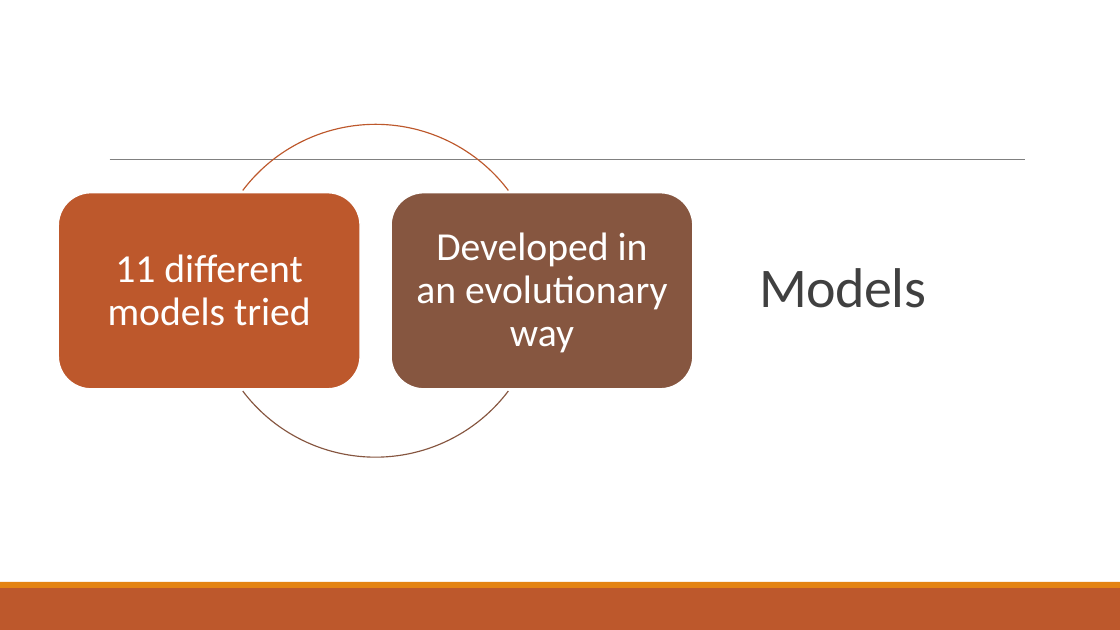
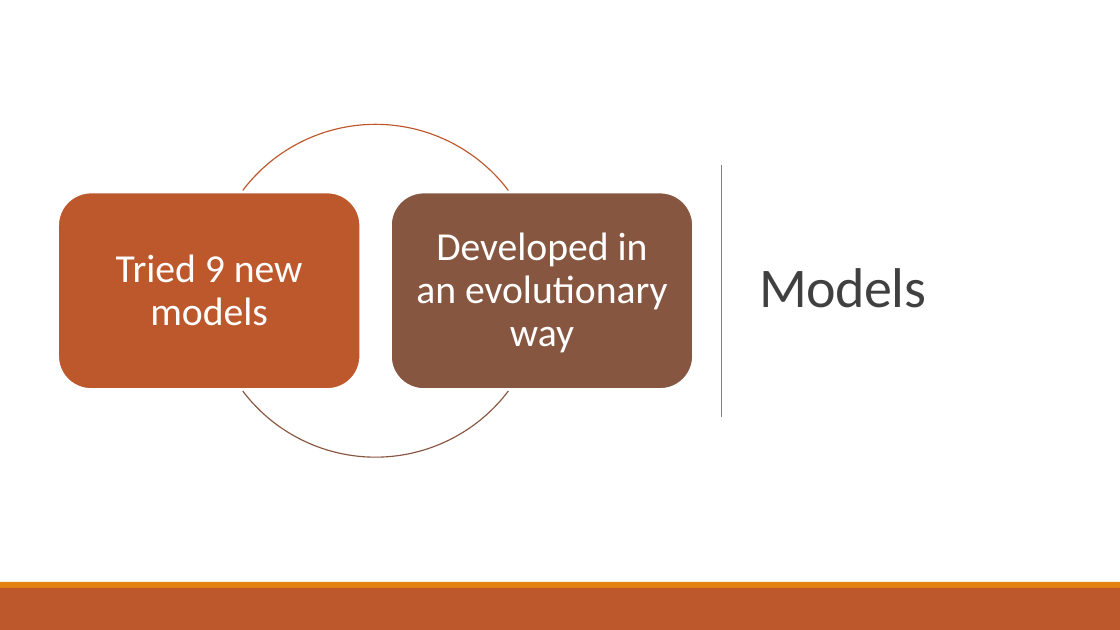
Before and after one commit to abdullahyldz/Cmpe493TermProject, a slide deck: slide 6 of Presentation/Final Presentation/Final Presentation.pptx. Drawn at 1120x630 pixels with LibreOffice and Linux fonts; fonts in the diff are those of the drawing. Boxes give left, top, right and bottom in pixels: in the first picture for what was removed or moved away, otherwise in the second. Text is boxed around its words. In the diff, an @@ line names an element or a change of style, - is before the commit and + after.

```diff
--- a/Presentation/Final Presentation/Final Presentation.pptx
+++ b/Presentation/Final Presentation/Final Presentation.pptx
@@ rectangle added at box(0, 0, 1120, 582), fill #FFFFFF @@
@@ line removed from (110, 160) to (1026, 160) @@
@@ line added from (722, 165) to (722, 417), #808080 0.5 pt @@
@@ text at box(116, 254, 303, 326): text changed @@
-11 different models tried
+Tried 9 new models
```
Also in this commit, not shown: 19 other slides changed, 1 slide added, 1 slide removed.
